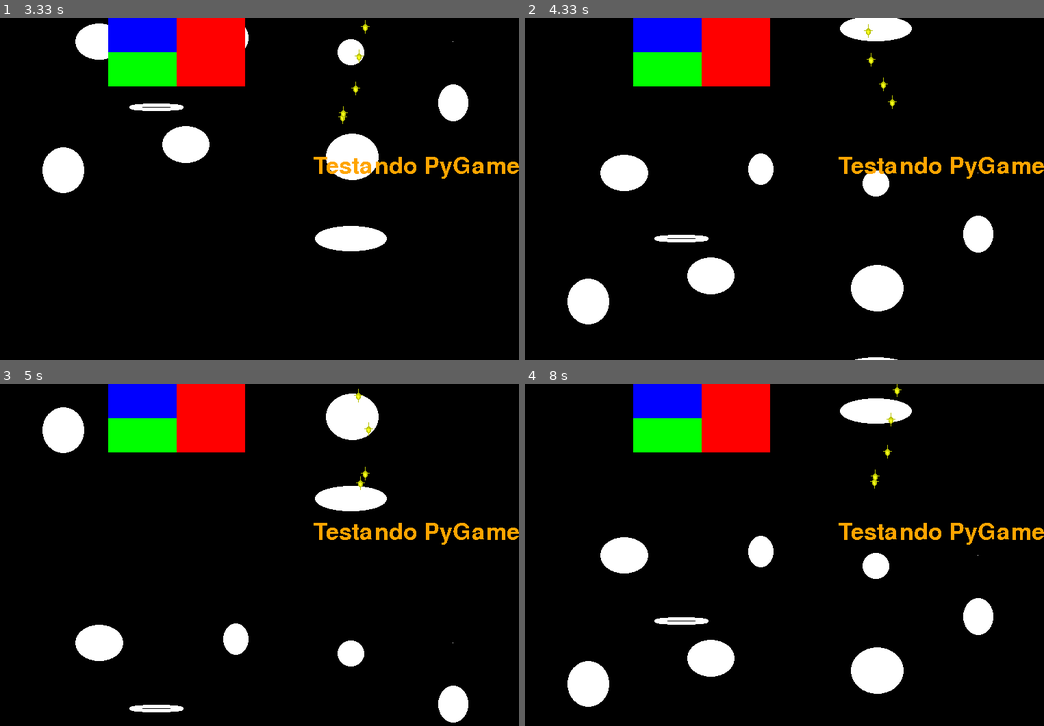
Above: before the commit, frames 1-4 (two rows, left to right).
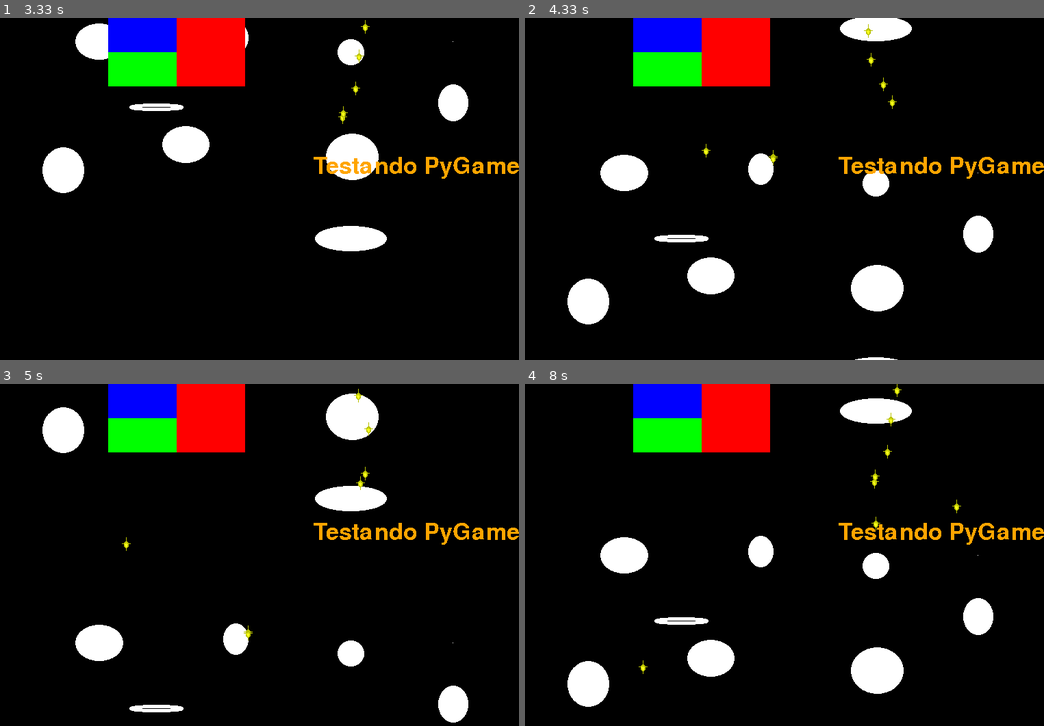
Above: after the commit, the same moments.

Repository: UNIVEM-BCC-BSI/Cosmos-Learning
Game: pygame game, started from tests/PyGame/pyGame-Features.py
The game is run twice, just before and just after one commit, with the same random seed, the same clock (stepped at 60 frames per second) and the same inputs.
Inputs:
- Up to frame 1 (3.33 s): tap Space at 0.33, 0.73, 1.03, 1.23, 1.57, 1.87, 2.07, 2.37, 2.63, 2.97, 3.27 s; hold D 0.67-1.13 s; hold W 1.17-1.47 s; hold D 1.5-1.97 s; hold A 2-2.53 s; hold S 2.57-2.87 s; hold A 2.9-3.3 s
- Up to frame 2 (4.33 s): hold W 3.33-3.7 s; tap Space at 3.4, 3.8, 4.1 s; hold D from 3.73 s (still down)
- Up to frame 3 (5 s): release D at 4.37 s; hold S 4.4-4.77 s; tap Space at 4.47, 4.87 s; hold A from 4.8 s (still down)
- Up to frame 4 (8 s): tap Space at 5.17, 5.37, 5.67, 5.87, 6.2, 6.5, 6.7, 7, 7.27, 7.6, 7.9 s; release A at 5.27 s; hold D 5.3-5.77 s; hold W 5.8-6.1 s; hold D 6.13-6.6 s; hold A 6.63-7.17 s; hold S 7.2-7.5 s; hold A 7.53-7.93 s; hold W from 7.97 s (still down)

Frame 1 is identical in both runs. In frame 2, less than 0.1% of the frame differs, in the area x 34-49%, y 36-43%; in frame 3, less than 0.1%; in frame 4, less than 0.1%, in the area x 21-85%, y 33-85%.

Commit message:
Precisa resolver os problemas relacionados a implementação de inimigos

Diff:
--- a/tests/PyGame/pyGame-Features.py
+++ b/tests/PyGame/pyGame-Features.py
@@ -19,7 +19,7 @@
 #------------------------------------------
 
 class Enemy:
-    def __init__(self,tela, vida, spawnPositionX, spawnPositionY, atirador, caminhoDisparo, chancesDeAtirar,disparoSpeed, speedX, speedLimitX,speedY, caminhoImagem):
+    def __init__(self,tela, vida, spawnPositionX, spawnPositionY, atirador, caminhoDisparo, chancesDeAtirar,disparoSpeed, speedX, speedLimitX,speedY, caminhoImagem, isMovingLeft):
         self.vida = vida
         self.tela = tela
         self.x = spawnPositionX
@@ -34,14 +34,23 @@
         self.derrotado = False
         self.chanceShoot = chancesDeAtirar
         self.disparoSpeed = disparoSpeed
+        self.isMovingLeft = isMovingLeft
 
     def update(self):
         if self.derrotado == False:
             self.tela.blit(self.image, (self.x, self.y))
-            if self.x >=0 and self.x <= self.tela.get_width():
+
+            #Ta uma merda isso
+
+            if self.x > self.tela.get_width():
+                self.isMovingLeft = True
+            elif self.x < 0:
+                self.isMovingLeft = False
+            if self.isMovingLeft:
+                self.x -= self.speedX
+            else:
                 self.x += self.speedX
-            else:
-                self.x -= self.speedX
+
 
             self.y += self.speedY
             if randrange(0,self.chanceShoot) == 1:
@@ -127,7 +136,8 @@
 disparosInimigos = []
 
 cooldownDisparo = 300
-cooldownSpawn = 10000
+cooldownSpawn = 3500
+#Ta um bom cooldown pra testes
 
 #diferença de ticks necessaria para poder atirar
 lastDisparo = pygame.time.get_ticks()
@@ -220,13 +230,14 @@
 
     nowSpawn = pygame.time.get_ticks()
     if nowSpawn-lastSpawn>=cooldownSpawn:
-        inimigos.append(Enemy(screen, 10, randrange(0, screen.get_width()+1), 100, True, "tests/PyGame/starSprite.png",50, 2, 2, 10, 1, "tests/PyGame/starSprite.png"))
+        inimigos.append(Enemy(screen, 10, randrange(0, screen.get_width()+1), 100, True, "tests/PyGame/starSprite.png",50, 2, 2, 10, 1, "tests/PyGame/starSprite.png", True))
         lastSpawn = pygame.time.get_ticks()
 
     for inimigo in inimigos:
 
         for disparo in disparos:
             if inimigo.x == disparo.x and inimigo.y == disparo.y:
+                #nao ta funcionando
                 inimigo.derrotado = True
         if inimigo.update():
             disparosInimigos.append(inimigo)
